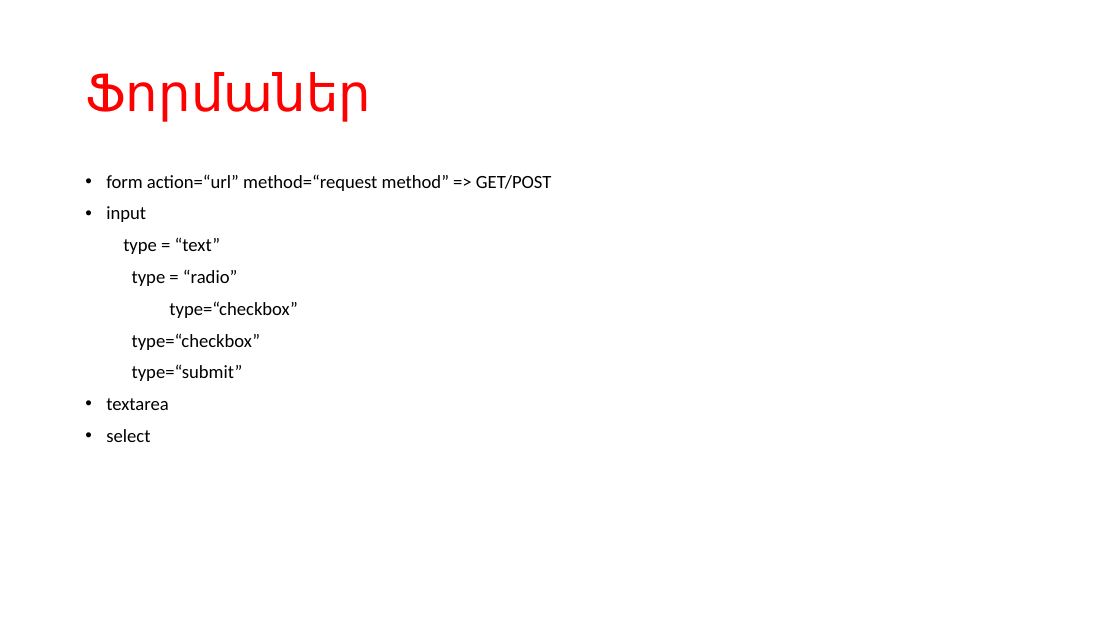
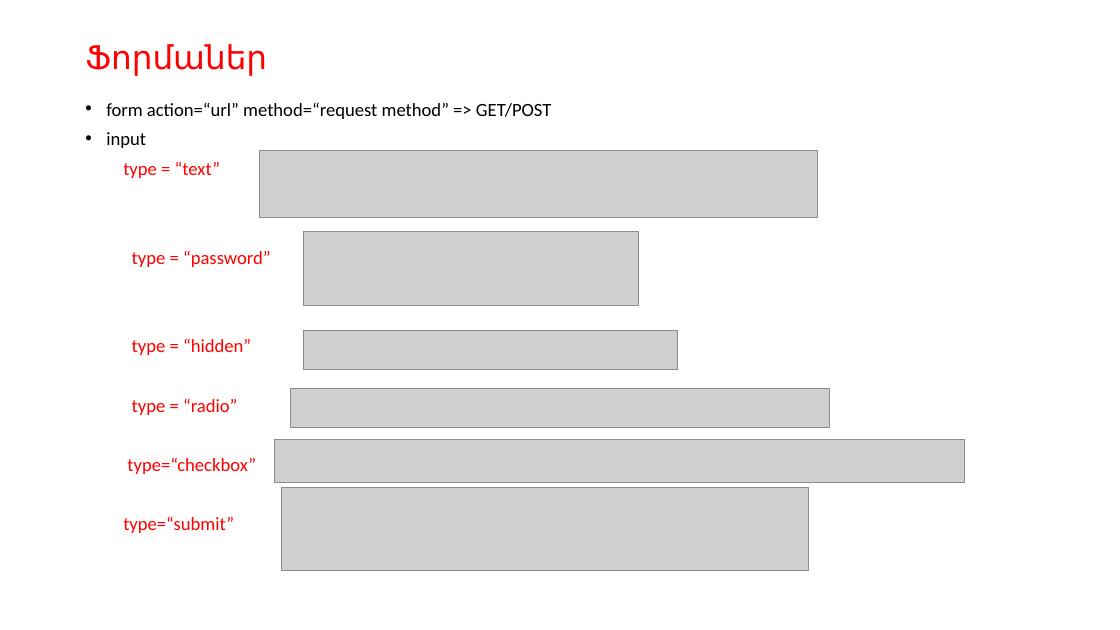
Before and after one commit to gevorgdarbinyan/Training, a slide deck: slide 8 of 2/Web ծրագրավորման դասընթաց - Դաս 2.pptx. Drawn at 1120x630 pixels with LibreOffice and Linux fonts; fonts in the diff are those of the drawing; grey boxes stand for pictures. Boxes give left, top, right and bottom in pixels: in the first picture for what was removed or moved away, otherwise in the second. Text is boxed around its words. In the diff, an @@ line names an element or a change of style, - is before the commit and + after.

```diff
--- a/2/Web ծրագրավորման դասընթաց - Դաս 2.pptx
+++ b/2/Web ծրագրավորման դասընթաց - Դաս 2.pptx
@@ title "Ֆորմաներ" at bbox=[85, 44, 267, 76]: size 44 to 28 pt @@
@@ text "form action=“url” method=“request method” => ...": place and size @@
-text "form action=“url” method=“request method” => ..." at bbox=[106, 174, 552, 442]
+text "form action=“url” method=“request method” => ..." at bbox=[106, 102, 552, 533]
@@ text at bbox=[106, 102, 552, 533]: text colour #000000 to #FF0000 in "type = “text”", "type = “radio”", "type=“checkbox”", "type=“submit”"; line spacing 0.9 to 0.8 @@
@@ picture added at bbox=[260, 151, 818, 218] @@
@@ picture added at bbox=[303, 232, 639, 306] @@
@@ text at bbox=[132, 250, 271, 355]: paragraphs added @@
+type = “password”
+type = “hidden”
@@ text at bbox=[132, 333, 261, 350]: paragraph removed @@
-type=“checkbox”
@@ picture added at bbox=[303, 331, 678, 370] @@
@@ picture added at bbox=[291, 389, 829, 428] @@
@@ text at bbox=[106, 398, 168, 442]: paragraphs removed @@
-• textarea
-• select
@@ picture added at bbox=[274, 439, 965, 482] @@
@@ picture added at bbox=[281, 488, 809, 571] @@
```
Also in this commit, not shown: 1 other slide changed, 1 slide added, 2 other files.
